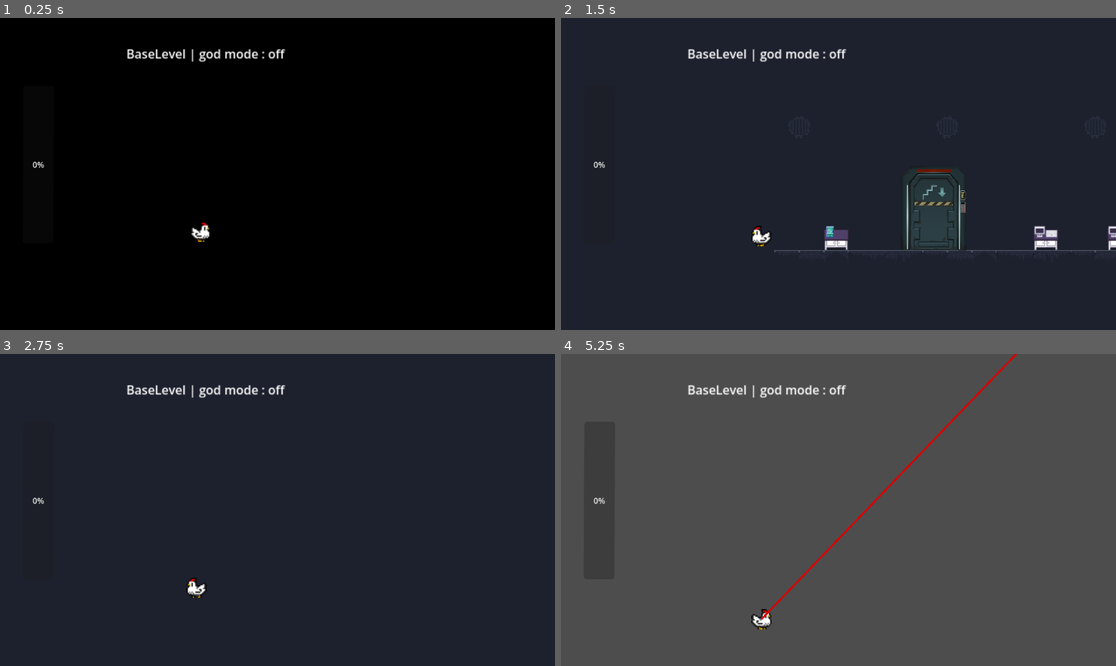
Above: before the commit, frames 1-4 (two rows, left to right).
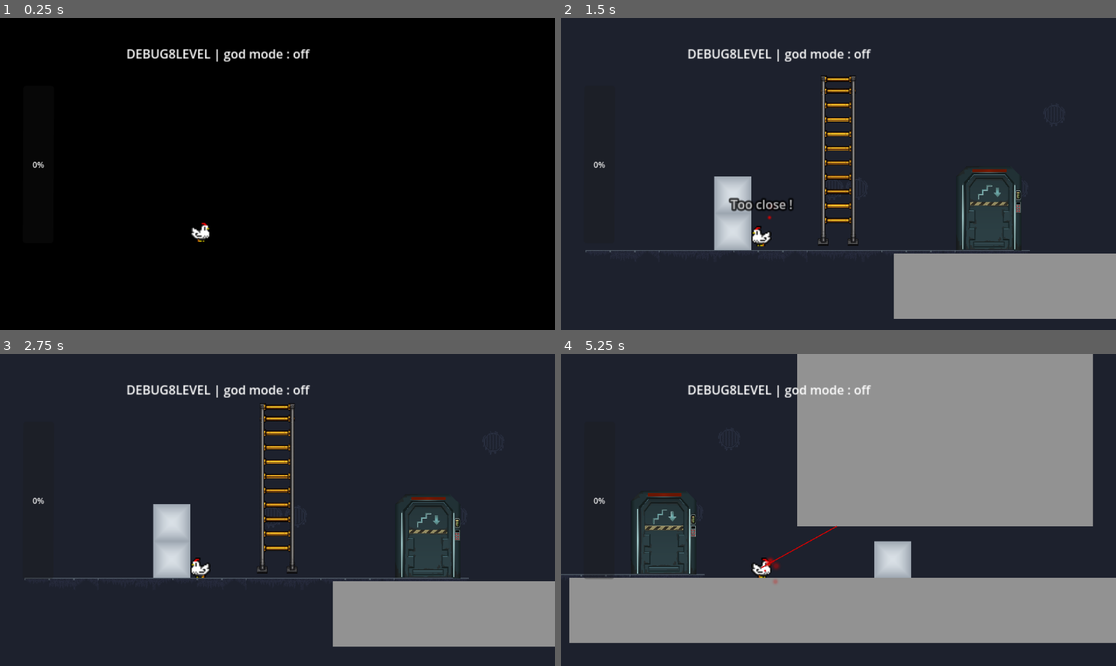
Above: after the commit, the same moments.

Repository: mgi-dev/size-them-up
Game: Godot game, scene res://scenes/levels/debug.tscn
The game is run twice, just before and just after one commit, with the same random seed, the same clock (stepped at 60 frames per second) and the same inputs. Before the commit the project starts from res://scenes/levels/tutorial/new_gun_03.tscn.
Inputs (mouse positions are in pixels of both pictures, inside the frame that each line leads up to):
- Up to frame 1 (0.25 s): no input
- Up to frame 2 (1.5 s): tap Enter at 0.5 s; move the mouse to (960, 158) at 0.52 s; hold A (player_move_right) 0.53-1.28 s; hold Right mouse button (size_down) 0.53-1.28 s; tap Space (player_jump) at 0.77 s; click (960, 158) at 0.8 s; move the mouse to (727, 189) at 1.27 s; hold S (player_down) from 1.28 s (still down); click (727, 189) at 1.35 s
- Up to frame 3 (2.75 s): tap Space (player_jump) at 1.52 s; right-click (166, 525) at 1.55 s; move the mouse to (333, 441) at 2.02 s; release S (player_down) at 2.03 s; hold A (player_move_right) from 2.03 s (still down); hold Tab (change_resize_mode) from 2.03 s (still down); click (333, 441) at 2.3 s
- Up to frame 4 (5.25 s): move the mouse to (810, 572) at 2.77 s; release Tab (change_resize_mode) at 2.78 s; tap E (interact) at 2.85 s; tap Space (player_jump) at 3.02, 3.77, 4.52 s; right-click (810, 572) at 3.05 s; move the mouse to (1005, 556) at 3.52 s; release A (player_move_right) at 3.53 s; hold W (player_climb) 3.53-4.28 s; hold D (player_move_left) 3.53-5.03 s; click (1005, 556) at 3.8 s; move the mouse to (672, 463) at 4.27 s; right-click (672, 463) at 4.35 s; move the mouse to (866, 510) at 5.02 s; press the mouse at (866, 510) at 5.03 s; hold S (player_down) from 5.03 s (still down)

The runs differ from the first frame. In frame 1, 0.7% of the frame differs, in the area x 23-56%, y 9-15%; in frame 2, 16%; in frame 3, 14%; in frame 4, 100%, in the area x 0-100%, y 0-100%.

Commit message:
experiment with particles

Diff:
--- a/autoloads/sound_controller.gd
+++ b/autoloads/sound_controller.gd
@@ -21,7 +21,7 @@
 	music_player.pitch_scale = 0.8
 	music_player.stream = MUSIC_ONE
 	music_player.stream.loop = true
-	music_player.play()
+	#music_player.play()
 
 
 func player_jump_sound():
--- a/project.godot
+++ b/project.godot
@@ -11,7 +11,7 @@
 [application]
 
 config/name="size-them-up"
-run/main_scene="uid://brmabo8f2wkb4"
+run/main_scene="uid://ck7rpm0lni6wt"
 config/features=PackedStringArray("4.6", "Forward Plus")
 config/icon="res://icon.svg"
 
--- a/scenes/characters/player/resize_gun.gd
+++ b/scenes/characters/player/resize_gun.gd
@@ -4,12 +4,15 @@
 
 @onready var visible_laser = $Line2D
 @export var laser_min_width: float = 0.0
-@export var laser_max_width: float = 10.0
-@export var laser_ready_speed: float = 0.2
+@export var laser_max_width: float = 4.0
+@export var laser_ready_speed: float = 0.1
 
 @onready var sound_player : AudioStreamPlayer2D = $AudioStreamPlayer2D
 @onready var audio_size_down : AudioStreamPlayer2D = $AudioSizeDown
 @onready var audio_size_up : AudioStreamPlayer2D = $AudioSizeUp
+
+@onready var casting_particles: GPUParticles2D = $CastingParticles2D
+@onready var beam_particles: GPUParticles2D = $BeamParticles2D
 
 var audio_size_down_playing = false
 var audio_size_up_playing = false
@@ -31,7 +34,8 @@
 	handle_colliding(delta)
 
 
-
+func _physics_process(delta):
+	pass
 func manage_sound_and_find_a_better_name():
 	# TODO: scale db gradually.
 	if Input.is_action_just_pressed("size_up") or Input.is_action_just_pressed("size_down"):
@@ -42,24 +46,38 @@
 
 func handle_laser_visible_width() -> void:
 	if Input.is_action_pressed("size_up") or Input.is_action_pressed("size_down"):
+		casting_particles.emitting = true
 		if visible_laser.width <= laser_max_width:
 			visible_laser.width += laser_ready_speed
 			if visible_laser.width >= laser_max_width:
+				beam_particles.emitting = true
 				# Avoid going over limit.
 				visible_laser.width = laser_max_width
 				is_resizing_laser_enabled = true
+				if Input.is_action_pressed("size_up"):
+					size_up_beam_particle()
+				if Input.is_action_pressed("size_down"):
+					size_down_beam_particle()
+
+			else:
+				beam_particles.emitting = false
 	else:
 		# no mouse click --> laser reset.
 		is_resizing_laser_enabled = false
+		casting_particles.emitting = false
+		beam_particles.emitting = false
 		visible_laser.width = laser_min_width
 
 
 func select_laser_color() -> void:
 	if Input.is_action_pressed("size_up"):
 		visible_laser.default_color = Color(0.856, 0.002, 0.001, 1.0)
+		casting_particles.modulate = Color(0.856, 0.002, 0.001, 1.0)
+		beam_particles.modulate = Color(0.856, 0.002, 0.001, 1.0)
 	elif Input.is_action_pressed("size_down"):
 		visible_laser.default_color = Color(0.108, 0.345, 1.0, 1.0)
-
+		casting_particles.modulate = Color(0.108, 0.345, 1.0, 1.0)
+		beam_particles.modulate = Color(0.108, 0.345, 1.0, 1.0)
 
 func handle_colliding(delta):
 	var far_away_position = to_local(get_global_mouse_position()).normalized() * 5000
@@ -69,10 +87,40 @@
 	if is_colliding():
 		var collision_position = to_local(get_collision_point())
 		target_position = collision_position
-		visible_laser.set_point_position(1, collision_position)
+		visible_laser.set_point_position(1, target_position)
 		handle_resizing()
 	else:
 		visible_laser.set_point_position(1, far_away_position)
+
+
+
+func size_up_beam_particle():
+
+	var center = position.lerp(target_position, 0.5)
+	beam_particles.position = center
+
+	beam_particles.process_material.emission_box_extents = Vector3(
+		visible_laser.points[0].distance_to(visible_laser.points[1]) / 2,
+		beam_particles.process_material.emission_box_extents.y,
+		beam_particles.process_material.emission_box_extents.z
+		)
+	beam_particles.rotation = Vector2.RIGHT.angle_to(target_position)
+	beam_particles.process_material.initial_velocity_min = 0 + abs(beam_particles.process_material.initial_velocity_min)
+	beam_particles.process_material.initial_velocity_max = 0 + abs(beam_particles.process_material.initial_velocity_max)
+
+func size_down_beam_particle():
+	var center = position.lerp(target_position, 0.5)
+	beam_particles.position = center
+
+	beam_particles.process_material.emission_box_extents = Vector3(
+		visible_laser.points[0].distance_to(visible_laser.points[1]) / 2,
+		beam_particles.process_material.emission_box_extents.y,
+		beam_particles.process_material.emission_box_extents.z
+		)
+	beam_particles.rotation = Vector2.RIGHT.angle_to(target_position)
+
+	beam_particles.process_material.initial_velocity_min = 0 - abs(beam_particles.process_material.initial_velocity_min)
+	beam_particles.process_material.initial_velocity_max = 0 - abs(beam_particles.process_material.initial_velocity_max)
 
 
 func handle_resizing():
@@ -102,6 +150,9 @@
 			audio_size_up.stop()
 			audio_size_up_playing = false
 
+
+
+
 func is_target_resizable() -> bool:
 	var collider = get_collider()
 	return collider is Resizable
--- a/scenes/characters/player/resize_gun.tscn
+++ b/scenes/characters/player/resize_gun.tscn
@@ -4,6 +4,47 @@
 [ext_resource type="AudioStream" uid="uid://ccbjqkhq5fs65" path="res://assets/sound/laser_charging.mp3" id="2_ekrq1"]
 [ext_resource type="AudioStream" uid="uid://d0np4ieiuat7u" path="res://assets/sound/size_down_laser_sound.mp3" id="3_sdg0e"]
 [ext_resource type="AudioStream" uid="uid://du4yq8j0017am" path="res://assets/sound/size_up_laser_sound.mp3" id="4_yhvcd"]
+[ext_resource type="Texture2D" uid="uid://fjjnlavafjin" path="res://assets/images/glowing_circle.png" id="5_m4gqi"]
+
+[sub_resource type="ShaderMaterial" id="ShaderMaterial_m4gqi"]
+
+[sub_resource type="Curve" id="Curve_m4gqi"]
+_data = [Vector2(0.005347591, 1), 0.0, 0.0, 0, 0, Vector2(1, 0), 0.0, 0.0, 0, 0]
+point_count = 2
+
+[sub_resource type="CurveTexture" id="CurveTexture_q1q1o"]
+curve = SubResource("Curve_m4gqi")
+
+[sub_resource type="Curve" id="Curve_lpl0y"]
+_data = [Vector2(0.013368979, 0.07976067), 0.0, 0.0, 0, 0, Vector2(0.48395717, 0.9675971), 0.0, 0.0, 0, 0, Vector2(1, 0), 0.0, 0.0, 0, 0]
+point_count = 3
+
+[sub_resource type="CurveTexture" id="CurveTexture_dbw3v"]
+width = 56
+curve = SubResource("Curve_lpl0y")
+
+[sub_resource type="ParticleProcessMaterial" id="ParticleProcessMaterial_prdhn"]
+particle_flag_disable_z = true
+emission_shape_scale = Vector3(0.2, 0.2, 1)
+initial_velocity_min = 120.0
+initial_velocity_max = 120.0
+gravity = Vector3(0, 98, 0)
+scale_min = 0.29999998
+scale_max = 0.29999998
+scale_curve = SubResource("CurveTexture_dbw3v")
+alpha_curve = SubResource("CurveTexture_q1q1o")
+
+[sub_resource type="ParticleProcessMaterial" id="ParticleProcessMaterial_m4gqi"]
+particle_flag_disable_z = true
+emission_shape = 3
+emission_box_extents = Vector3(30, 2.5, 1)
+direction = Vector3(0, 0, 0)
+spread = 0.0
+initial_velocity_min = 80.0
+initial_velocity_max = 80.0
+gravity = Vector3(0, 0, 0)
+scale_min = 0.099999994
+scale_max = 0.099999994
 
 [node name="ResizeGun" type="RayCast2D" unique_id=2093382897]
 target_position = Vector2(38, -23)
@@ -11,9 +52,12 @@
 
 [node name="Line2D" type="Line2D" parent="." unique_id=294019691]
 z_index = 50
+material = SubResource("ShaderMaterial_m4gqi")
 points = PackedVector2Array(0, 0, 38, -23)
 width = 2.0
 default_color = Color(0.7250944, 0.13440046, 0.4800086, 1)
+begin_cap_mode = 2
+end_cap_mode = 2
 
 [node name="AudioStreamPlayer2D" type="AudioStreamPlayer2D" parent="." unique_id=789249523]
 stream = ExtResource("2_ekrq1")
@@ -25,3 +69,17 @@
 
 [node name="AudioSizeUp" type="AudioStreamPlayer2D" parent="." unique_id=888614223]
 stream = ExtResource("4_yhvcd")
+
+[node name="CastingParticles2D" type="GPUParticles2D" parent="." unique_id=1104749485]
+emitting = false
+texture = ExtResource("5_m4gqi")
+lifetime = 0.3
+process_material = SubResource("ParticleProcessMaterial_prdhn")
+
+[node name="BeamParticles2D" type="GPUParticles2D" parent="." unique_id=1415289433]
+position = Vector2(1.9073486e-06, 0)
+emitting = false
+amount = 200
+texture = ExtResource("5_m4gqi")
+lifetime = 0.09999999999999999
+process_material = SubResource("ParticleProcessMaterial_m4gqi")
--- a/scenes/levels/debug.tscn
+++ b/scenes/levels/debug.tscn
@@ -9,7 +9,7 @@
 [node name="DEBUG8LEVEL" unique_id=1818539085 instance=ExtResource("1_nwlxf")]
 
 [node name="Player" parent="." index="1" unique_id=217472232]
-position = Vector2(-63, 607)
+position = Vector2(243, 607)
 
 [node name="TileMap" parent="." index="2" unique_id=1431608523]
 layer_0/tile_data = PackedInt32Array(2686965, 0, 1, 2686966, 65536, 1, 2686967, 131072, 1, 2686968, 196608, 1, 2686969, …(931 unchanged characters)…
Binary file added: assets/images/glowing_circle.png
Not shown, added: assets/images/glowing_circle.png.import
Not shown, changed: TODO.md
